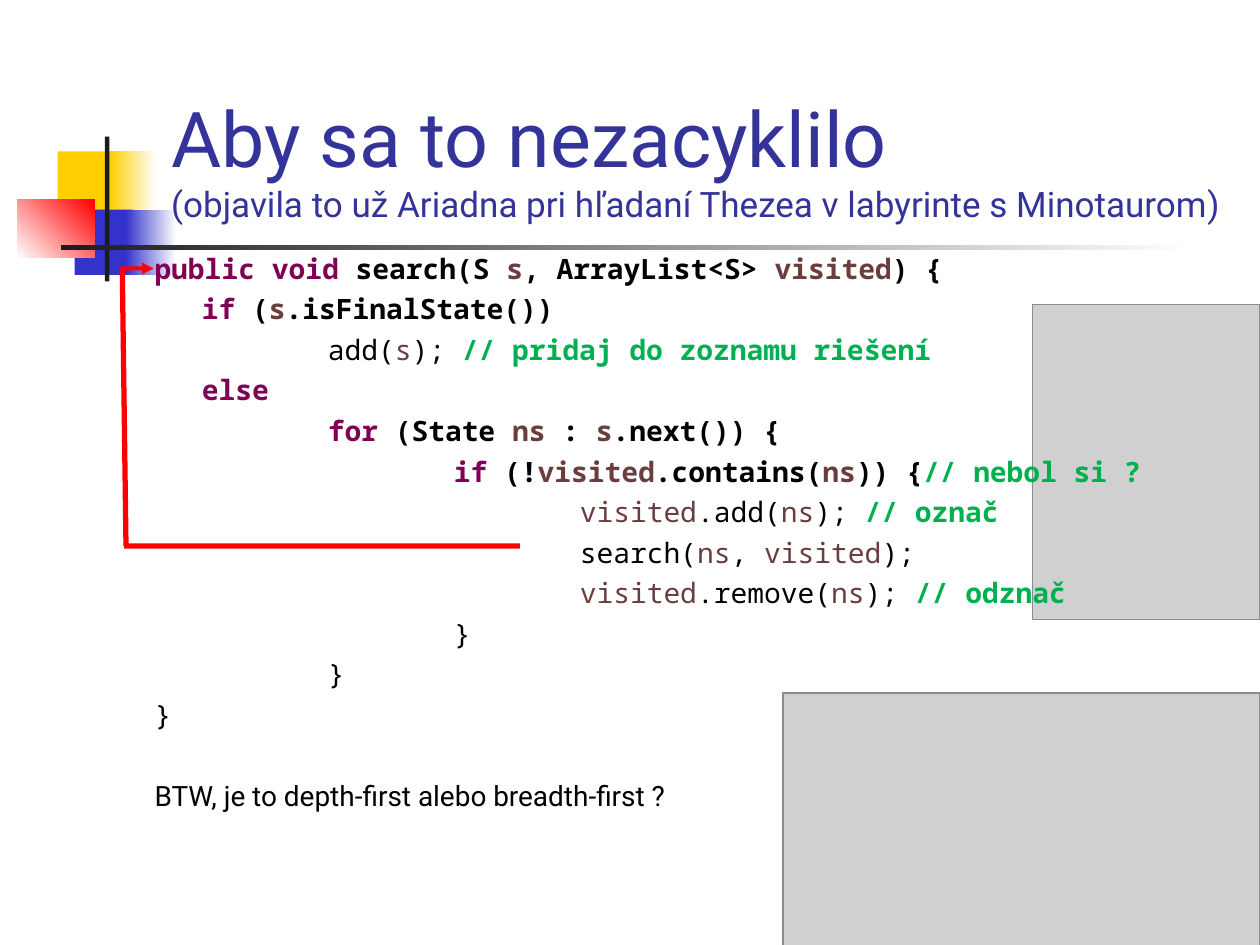
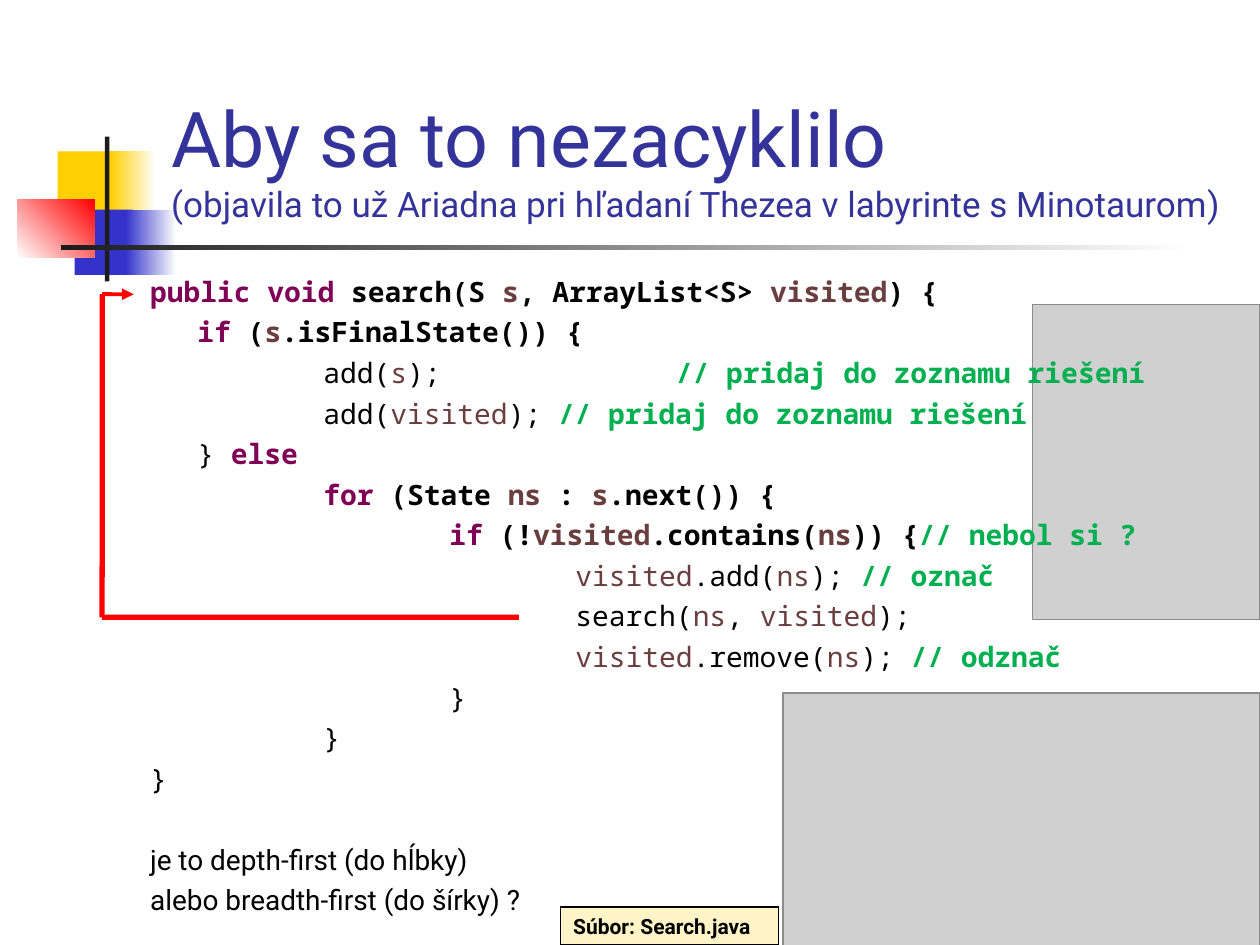
Before and after one commit to Programovanie4/Prednasky, a slide deck: slide 41 of 06/06_java.ppt (slide 40 before the commit). Drawn at 1260x945 pixels with LibreOffice and Linux fonts; fonts in the diff are those of the drawing; grey boxes stand for pictures. Boxes give left, top, right and bottom in pixels: in the first picture for what was removed or moved away, otherwise in the second. Text is boxed around its words. In the diff, an @@ line names an element or a change of style, - is before the commit and + after.

```diff
--- a/06/06_java.ppt
+++ b/06/06_java.ppt
@@ text "public void search(S s, ArrayList<S> ..." moved from (x1=155, y1=252, x2=1108, y2=812) to (x1=150, y1=280, x2=1146, y2=916) @@
@@ arrow moved from (122, 268) - (154, 268) to (102, 294) - (134, 295) @@
@@ line moved from (122, 268) - (126, 546) to (102, 294) - (102, 617) @@
@@ text at (x1=197, y1=320, x2=550, y2=347): text changed @@
-if (s.isFinalState())
+if (s.isFinalState()) {
@@ text at (x1=231, y1=402, x2=1028, y2=465): text changed; text colour #7F0055 to #00B050 @@
-else
+add(visited); // pridaj do zoznamu riešení
+} else
@@ line moved from (520, 546) - (123, 546) to (519, 617) - (102, 617) @@
@@ text at (x1=150, y1=844, x2=500, y2=916): text changed @@
-BTW, je to depth-first alebo breadth-first ?
+je to depth-first (do hĺbky)
+alebo breadth-first (do šírky) ?
@@ rectangle added at (x1=561, y1=907, x2=779, y2=945), fill #FFF4C8, outline #000000 0.74 pt, 12 pt, text #000000, bold @@
+Súbor: Search.java
```
Also in this commit, not shown: 32 other slides changed, 1 slide added, 1 other file.
